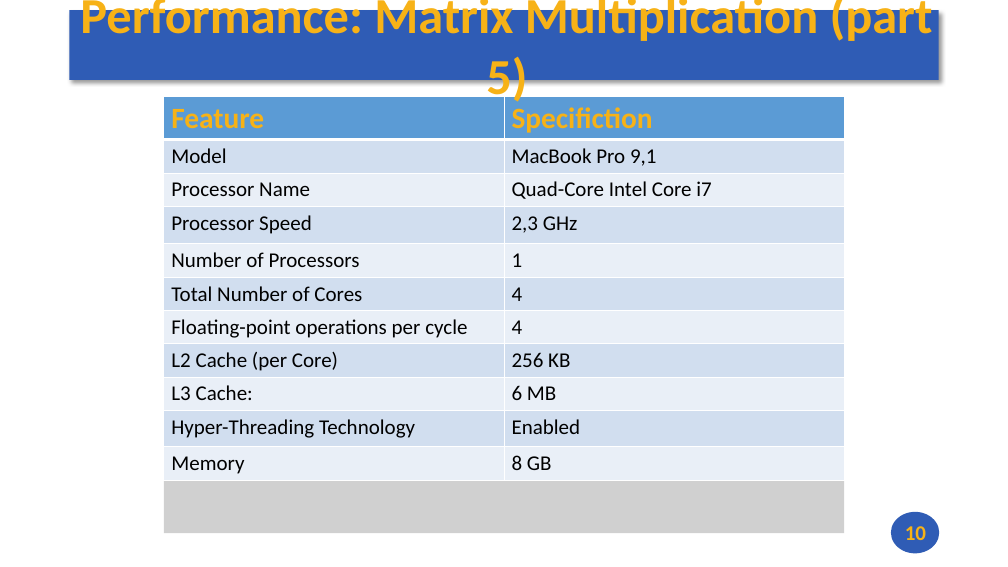
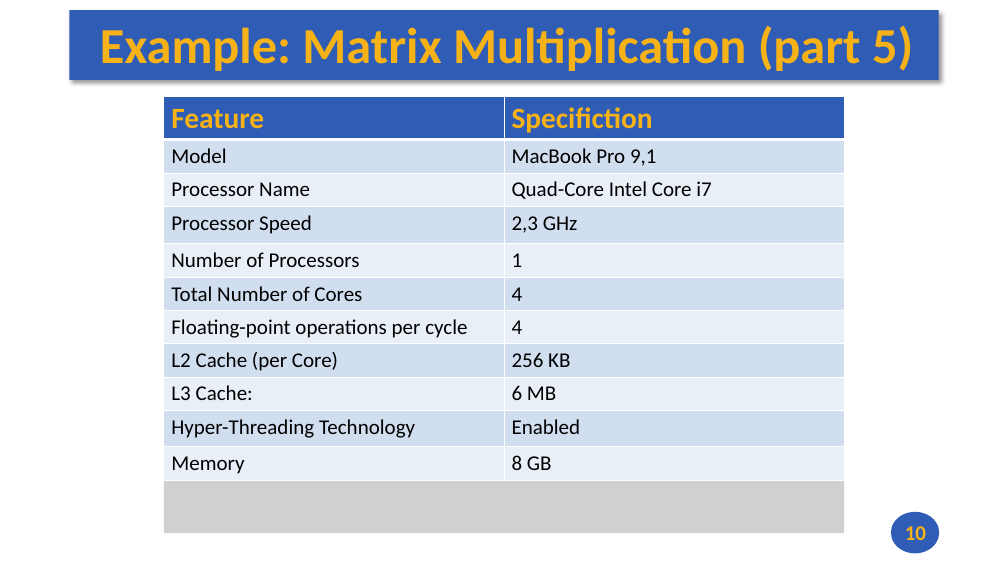
Before and after one commit to andrewt0301/hse-acos-course, a slide deck: slide 10 of docs/part1ca/01_Introduction/CA_Lecture_01.pptx. Drawn at 1008x567 pixels with LibreOffice and Linux fonts; fonts in the diff are those of the drawing; grey boxes stand for pictures. Boxes give left, top, right and bottom in pixels: in the first picture for what was removed or moved away, otherwise in the second. Text is boxed around its words. In the diff, an @@ line names an element or a change of style, - is before the commit and + after.

```diff
--- a/docs/part1ca/01_Introduction/CA_Lecture_01.pptx
+++ b/docs/part1ca/01_Introduction/CA_Lecture_01.pptx
@@ title at (100,26,913,71): text changed @@
-Performance: Matrix Multiplication (part 5)
+Example: Matrix Multiplication (part 5)
@@ table at (164,96,845,478) @@
@@ fill #5B9BD5 to #2F5CB5 in row 1 @@
```
Also in this commit, not shown: 4 other slides changed.
